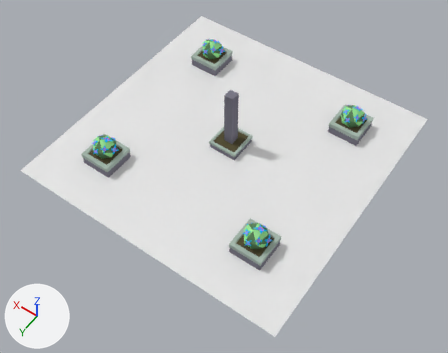
Before and after pictures for a commit that changed the Blender file ETTWHD/Assets/MODELS/ROOM17/Garden/GardenRoom_001.blend.
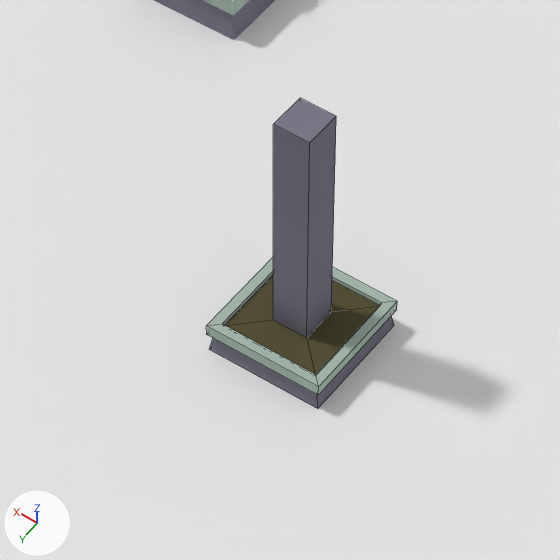
The first picture shows the older version from a 50 mm camera at (-13.5, 19.6, 27.4) aimed at (-1.1, 2.2, 0.1). The close-ups show both versions on the part from 36% to 65% of the width and 19% to 55% of the height of that picture; other places that the commit changed are outside them. Every picture has the same lights, and +X, +Y and +Z are marked at lower left. The close-ups show mesh edges as thin lines.

Names of what the first close-up shows: 'Floor', 'Int.002', 'Int.004'.
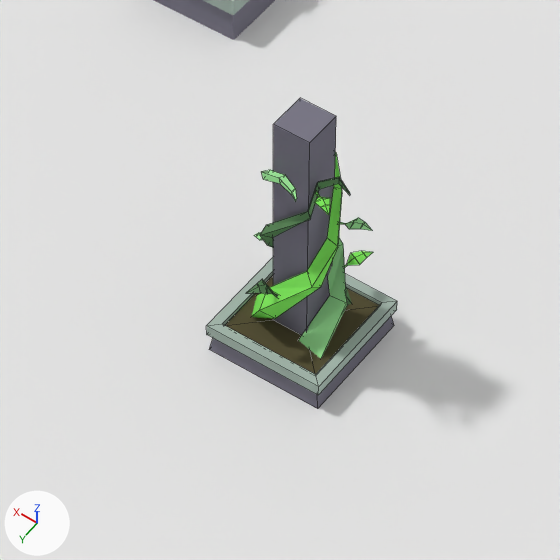
The change, as a list of edits to the scene's bpy script:
```text
Add mat_gardenleaf02:
    mat_gardenleaf02 = diffuse_material('GardenLeaf02')
    mat_gardenleaf02.base_color = (0.215, 0.8, 0.112)  # green #80e75e
Change me_cube_014:
    used by ob_int_004; parent = ob_interior; location = (0.0, 0.0, 0.0)
    remove me_cube_014.from_pydata(...)  # 32 vertices, 30 faces; spans x -0.89..0.89, y 0.0..4.0, z -0.91..0.91
    add me_cube_014.from_pydata(...)  # 199 vertices, 184 faces; spans x -0.94..0.92, y 0.0..4.0, z -0.91..0.91
    me_cube_014 part 1
    167 vertices are added at x -0.94..0.92, y 0.35..3.43, z -0.86..0.77
    53 new faces join them, mat_gardenleaf01 (green #5d875a)
    52 new faces join them, mat_gardenleaf02 (green #80e75e)
    49 new faces join them, mat_gardenleaf00 (green #a3ed9f)
    add me_cube_014.materials.append(mat_gardenleaf00)  # green #a3ed9f
    add me_cube_014.materials.append(mat_gardenleaf01)  # green #5d875a
    add me_cube_014.materials.append(mat_gardenleaf02)  # green #80e75e
```

Location of each change, (x1, y1, x2, y2) in pixels of the close-ups (560 x 560 px):
part 1 of me_cube_014, added (green)
    after: (246, 152, 373, 358)
